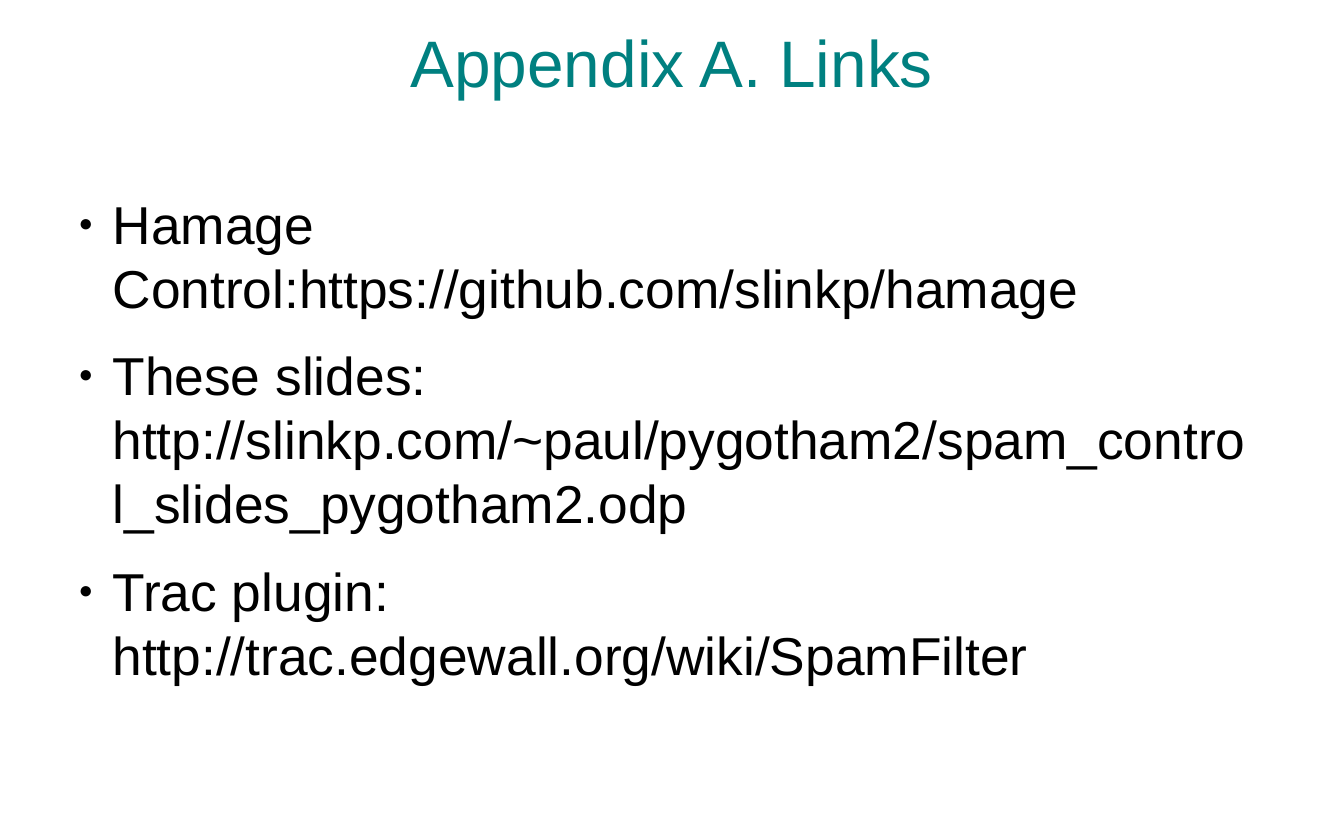
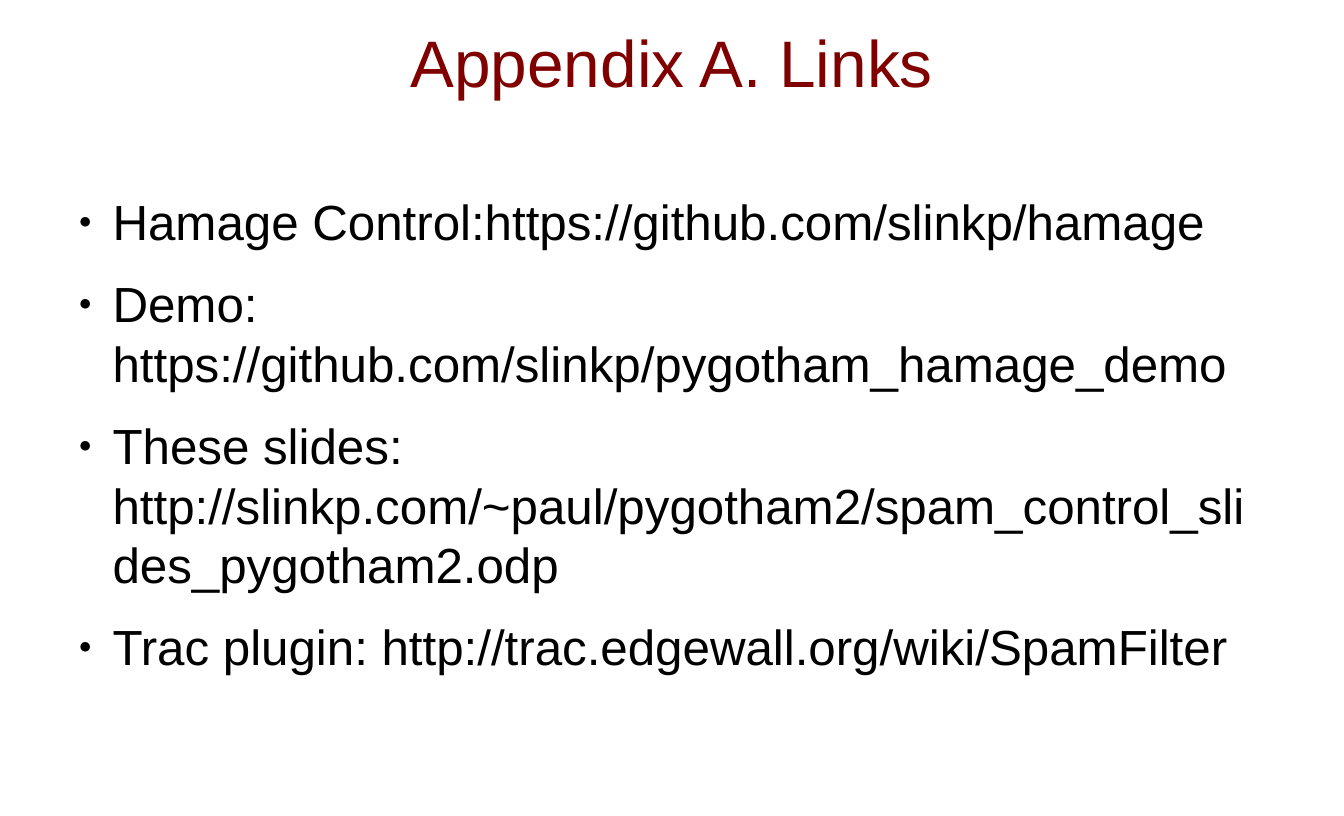
Before and after one commit to slinkp/pygotham_hamage_demo, a slide deck: slide 38 of slides.odp (slide 33 before the commit). Drawn at 1344x816 pixels with LibreOffice and Linux fonts; fonts in the diff are those of the drawing. Boxes give left, top, right and bottom in pixels: in the first picture for what was removed or moved away, otherwise in the second. Text is boxed around its words. In the diff, an @@ line names an element or a change of style, - is before the commit and + after.

Commit message:
Slides as presented at pygotham

```diff
--- a/slides.odp
+++ b/slides.odp
@@ title "Appendix A. Links" at (411, 39, 932, 99): text colour #008080 to #800000 @@
@@ text at (113, 204, 1245, 675): size 40 to 37 pt in "Hamage Control:https://github.com/slinkp/hamage", "These slides: http://slinkp.com/~paul/pygotham2/spam_control ...", "Trac plugin: http://trac.edgewall.org/wiki/SpamFilter" @@
@@ text at (113, 288, 1227, 392): paragraph added @@
+● Demo: https://github.com/slinkp/pygotham_hamage_demo
```
Also in this commit, not shown: 29 other slides changed, 6 slides added, 1 slide removed.
